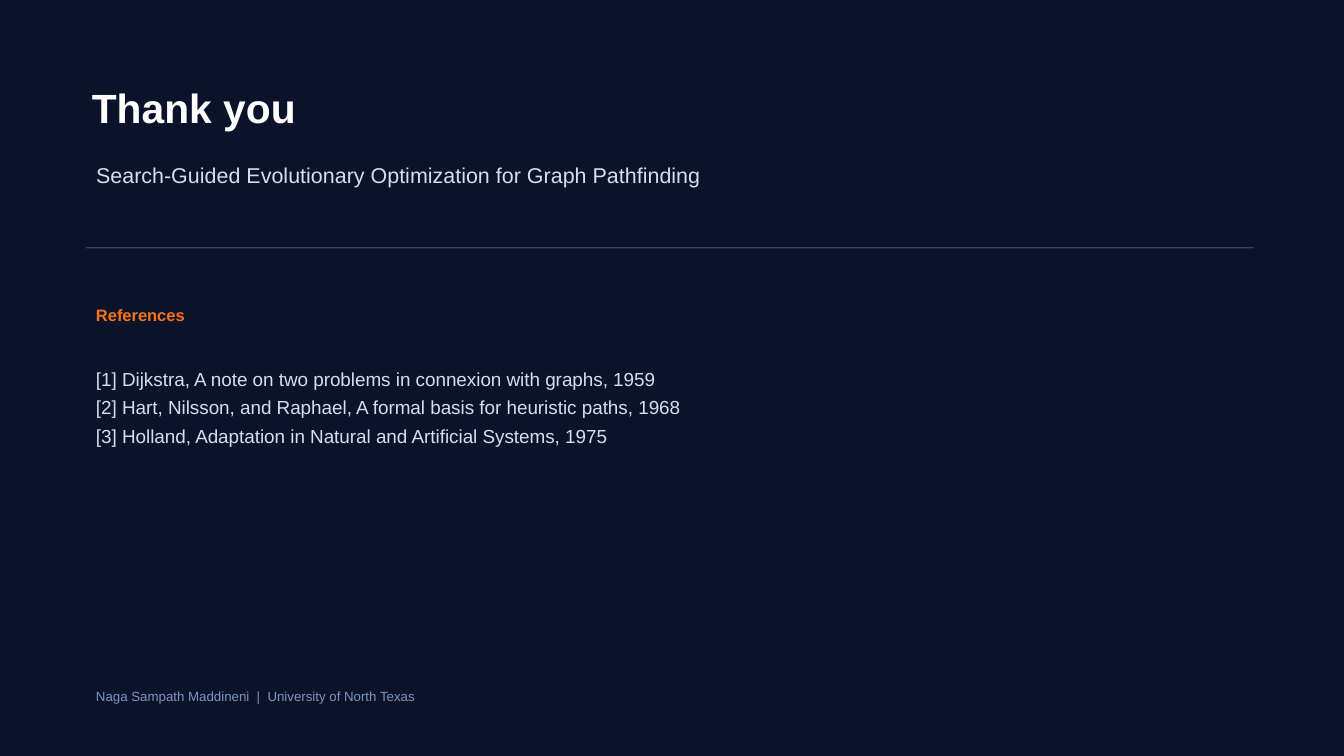
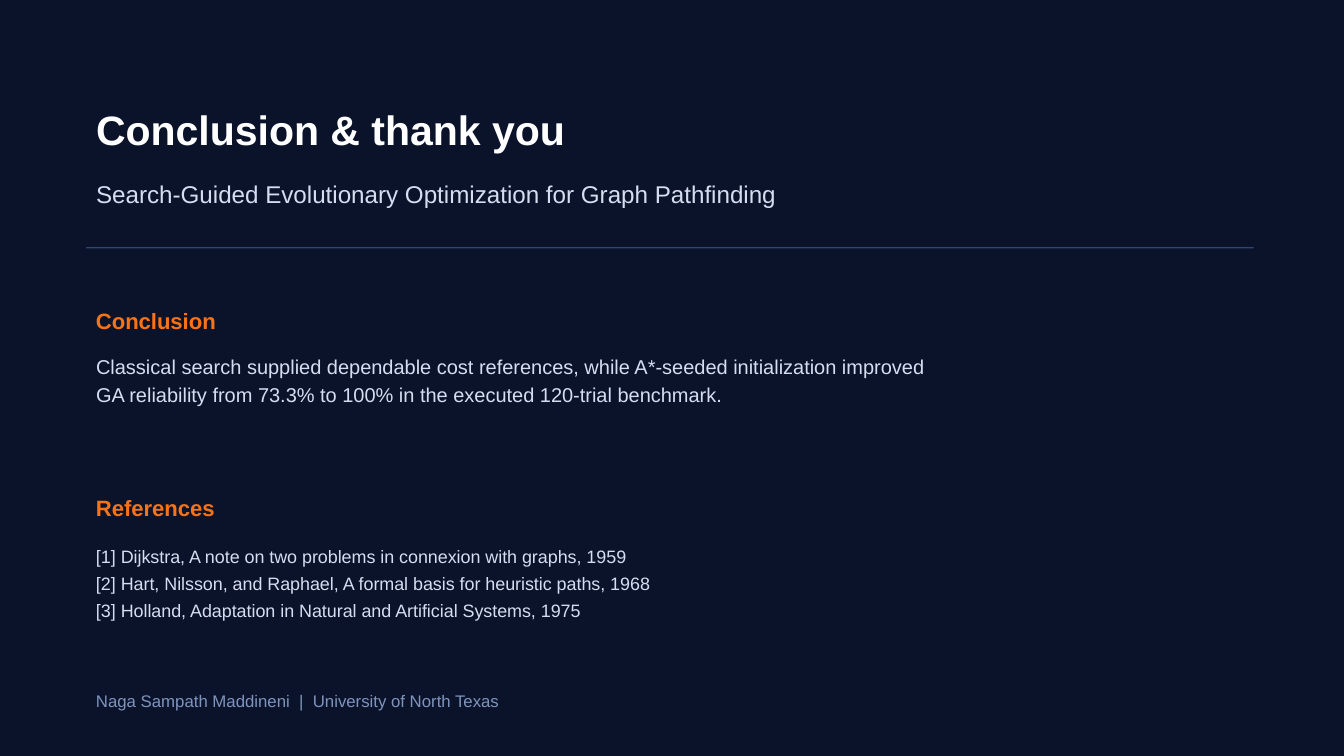
Before and after one commit to maddineni2112/graph-search-evolutionary-optimization, a slide deck: slide 12 of reports/Graph_Search_Evolutionary_Optimization_Presentation.pptx. Drawn at 1344x756 pixels with LibreOffice and Linux fonts; fonts in the diff are those of the drawing. Boxes give left, top, right and bottom in pixels: in the first picture for what was removed or moved away, otherwise in the second. Text is boxed around its words. In the diff, an @@ line names an element or a change of style, - is before the commit and + after.

```diff
--- a/reports/Graph_Search_Evolutionary_Optimization_Presentation.pptx
+++ b/reports/Graph_Search_Evolutionary_Optimization_Presentation.pptx
@@ text at (96,115,565,153): text changed @@
-Thank you
+Conclusion & thank you
@@ text "Search-Guided Evolutionary Optimization for Graph ...": place and size @@
-text "Search-Guided Evolutionary Optimization for Graph ..." at (96,167,700,188)
+text "Search-Guided Evolutionary Optimization for Graph ..." at (96,185,776,208)
@@ text "Search-Guided Evolutionary Optimization for Graph ..." at (96,185,776,208): size 15.3 to 17.2 pt; line spacing 1.08 to 1.15 @@
@@ text at (96,313,216,330): text changed; size 11.8 to 15.8 pt @@
-References
+Conclusion
@@ text added at (96,359,924,406), 14.2 pt, text #D5DDF0 @@
+Classical search supplied dependable cost references, while A*-seeded initialization improved GA reliability from 73.3% to 100% in the executed 120-trial benchmark.
@@ text added at (96,500,215,517), 15.8 pt, text #F97316, bold @@
+References
@@ text "[1] Dijkstra, A note on ...": place and size @@
-text "[1] Dijkstra, A note on ..." at (96,372,680,447)
+text "[1] Dijkstra, A note on ..." at (96,550,650,621)
@@ text "[1] Dijkstra, A note on ..." at (96,550,650,621): size 13.5 to 12.8 pt @@
@@ text "Naga Sampath Maddineni | University ..." at (96,695,499,711): size 9.5 to 12 pt; line spacing 1.08 to 1.15 @@
```
Also in this commit, not shown: 6 other slides changed, 5 slides added, 5 slides removed, 5 other files.
